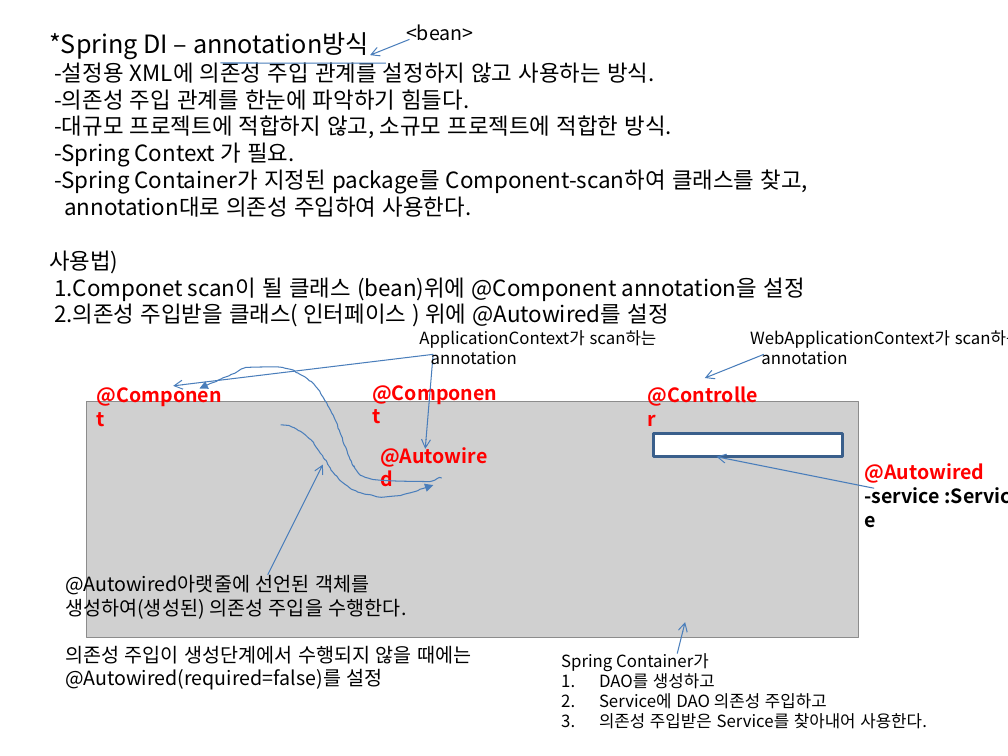
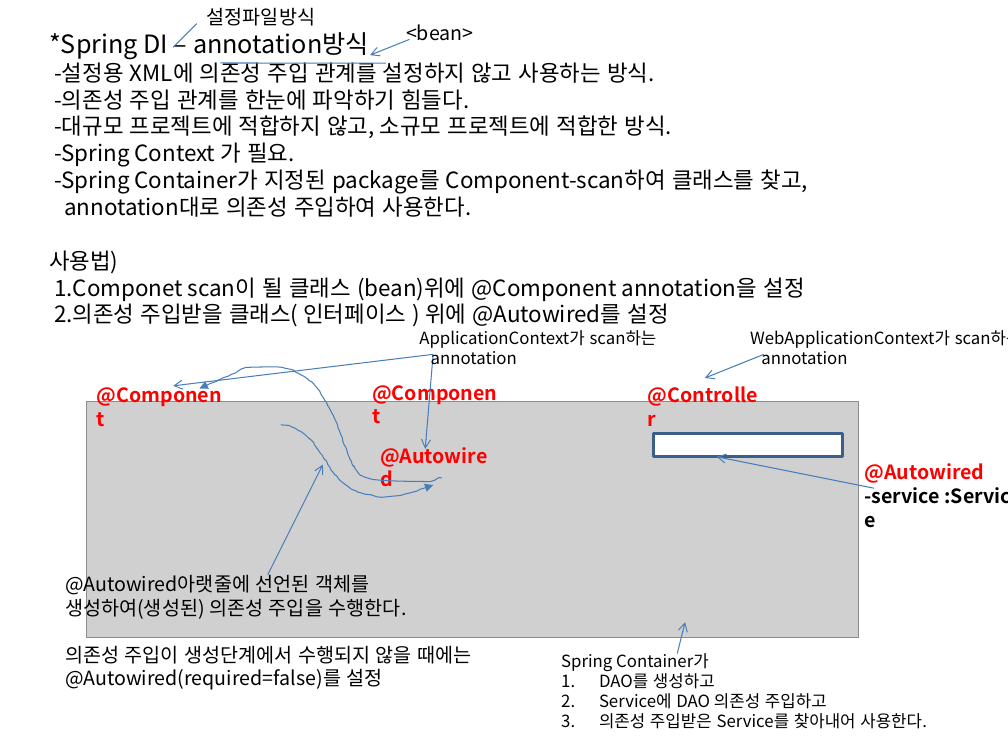
Before and after one commit to In0code/Programming_note, a slide deck: slide 1 of PPT/20231205_spring_di.pptx. Drawn at 1008x756 pixels with LibreOffice and Linux fonts; fonts in the diff are those of the drawing; grey boxes stand for pictures. Boxes give left, top, right and bottom in pixels: in the first picture for what was removed or moved away, otherwise in the second. Text is boxed around its words. In the diff, an @@ line names an element or a change of style, - is before the commit and + after.

```diff
--- a/PPT/20231205_spring_di.pptx
+++ b/PPT/20231205_spring_di.pptx
@@ line added from (173, 47) to (197, 23), #4B7EBC 0.75 pt @@
@@ text added at bbox=[207, 7, 315, 26], 14 pt, text #000000 @@
+설정파일방식
```
Also in this commit, not shown: 5 other slides changed, 2 other files.
